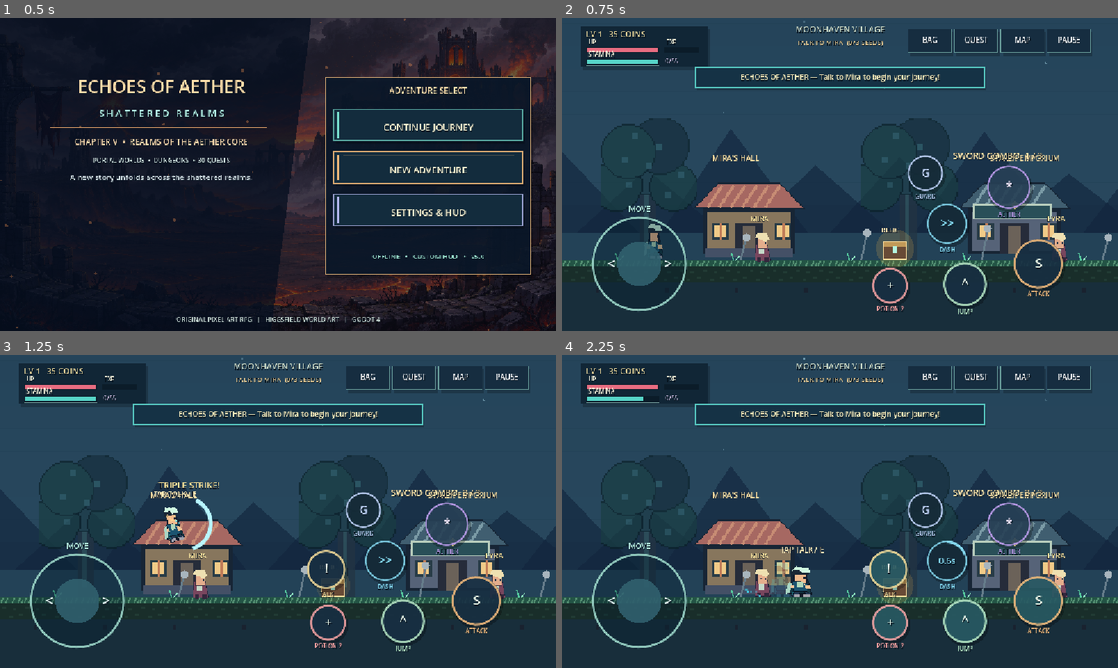
Above: before the commit, frames 1-4 (two rows, left to right).
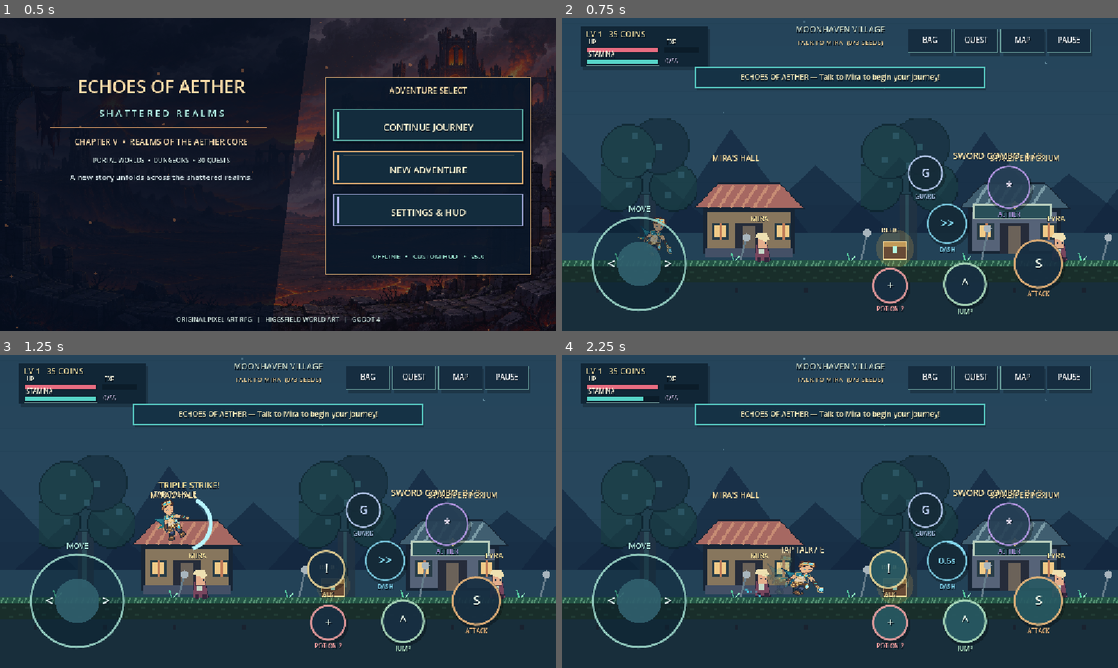
Above: after the commit, the same moments.

Repository: LokiJ07/EchoesOfAether
Game: Godot game, scene res://scenes/Main.tscn
Two runs of this game, one before a commit and one after it. Both use one fixed random seed, a clock stepped at 60 frames per second and the inputs below.
Inputs (mouse positions are in pixels of both pictures, inside the frame that each line leads up to):
- Up to frame 1 (0.5 s): no input
- Up to frame 2 (0.75 s): tap Enter at 0.5 s; move the mouse to (962, 158) at 0.52 s; hold D from 0.53 s (still down); hold J from 0.53 s (still down); click (962, 158) at 0.67 s
- Up to frame 3 (1.25 s): keep holding D; keep holding J; tap Space at 0.77 s
- Up to frame 4 (2.25 s): release D at 1.25 s; release J at 1.25 s; drag from (728, 527) to (812, 574) at 1.27 s; move the mouse to (895, 442) at 2.02 s; hold D from 2.03 s (still down); tap Shift at 2.1 s

Frame 1 is identical in both runs. In frame 2, 0.2% of the frame differs, in the area x 13-20%, y 63-77%; in frame 3, 0.4%; in frame 4, 0.6%, in the area x 36-47%, y 64-78%.

Commit message:
feat(v10): replace flat hero with five-frame Kael Aetherbound Explorer vector artwork while keeping animation and collision

Diff:
--- a/scripts/Game.gd
+++ b/scripts/Game.gd
@@ -167,6 +167,7 @@
 var echo_chamber
 var world_riddles
 var v9_art: Dictionary = {}
+var kael_art: Dictionary = {}
 var trial_puzzle: Dictionary = {}
 var trial_puzzle_id := ""
 var trial_hint_text := ""
@@ -229,6 +230,7 @@
 	load_v5_generated_art()
 	load_v6_generated_art()
 	load_v9_panorama_art()
+	load_kael_character_art()
 	load_premium_art()
 	load_realm_stage("hub")
 	echo_chamber = ECHO_CHAMBER.new()
@@ -249,6 +251,16 @@
 	sfx.volume_db = -11.0
 	add_child(sfx)
 	update_camera()
+
+func load_kael_character_art() -> void:
+	# Aetherbound Explorer: five original transparent vector poses, cached once
+	# for offline Android. Original older hero PNGs remain as safe fallback.
+	for pose_name in ["idle", "run", "jump", "attack", "guard"]:
+		var path: String = "res://assets/v10_kael_%s.svg" % pose_name
+		if ResourceLoader.exists(path):
+			var resource: Resource = load(path)
+			if resource is Texture2D:
+				kael_art[pose_name] = resource
 
 func load_v9_panorama_art() -> void:
 	# Original, offline panorama-sized illustrations. Never upscale short UI assets
@@ -2791,17 +2803,20 @@
 		var pose_data: Dictionary = hero_animation_params()
 		var pose: String = pose_data["pose"]
 		var art: Texture2D = HERO_JUMP if pose == "jump" else (HERO_RUN if pose in ["run", "dash", "attack"] else HERO_IDLE)
+		var kael_pose: String = "jump" if pose == "jump" else ("attack" if pose == "attack" else ("run" if pose in ["run", "dash"] else ("guard" if pose == "guard" else "idle")))
+		if kael_art.has(kael_pose):
+			art = kael_art[kael_pose]
 		if pose == "hit": hero_tint = Color("ffb7ae")
 		if pose == "heal": hero_tint = Color("b2ffcc")
 		if pose == "guard": hero_tint = Color("c0e8ff")
 		# Mirroring the draw transform makes the character face the travel direction.
 		if dash_timer > 0.0:
 			draw_set_transform(player_pos + Vector2(-float(facing) * 40.0, 0), 0.0, hero_sprite_scale())
-			draw_texture_rect(art, Rect2(-29, -78, 58, 78), false, Color(0.4, 0.9, 1, 0.26))
+			draw_texture_rect(art, Rect2(-34, -94, 68, 94), false, Color(0.4, 0.9, 1, 0.26))
 		var pose_scale: Vector2 = pose_data["squash"]
 		pose_scale.x *= float(facing)
 		draw_set_transform(player_pos + pose_data["offset"], float(pose_data["angle"]) * float(facing), pose_scale)
-		draw_texture_rect(art, Rect2(-29, -78, 58, 78), false, hero_tint)
+		draw_texture_rect(art, Rect2(-34, -94, 68, 94) if kael_art.has(kael_pose) else Rect2(-29, -78, 58, 78), false, hero_tint)
 		draw_set_transform(Vector2.ZERO, 0.0, Vector2.ONE)
 		if guard_window > 0.0:
 			draw_arc(player_pos + Vector2(0, -42), 56.0, 0.0, TAU, 44, Color(0.47, 0.91, 1.0, 0.85), 4.0, true)
